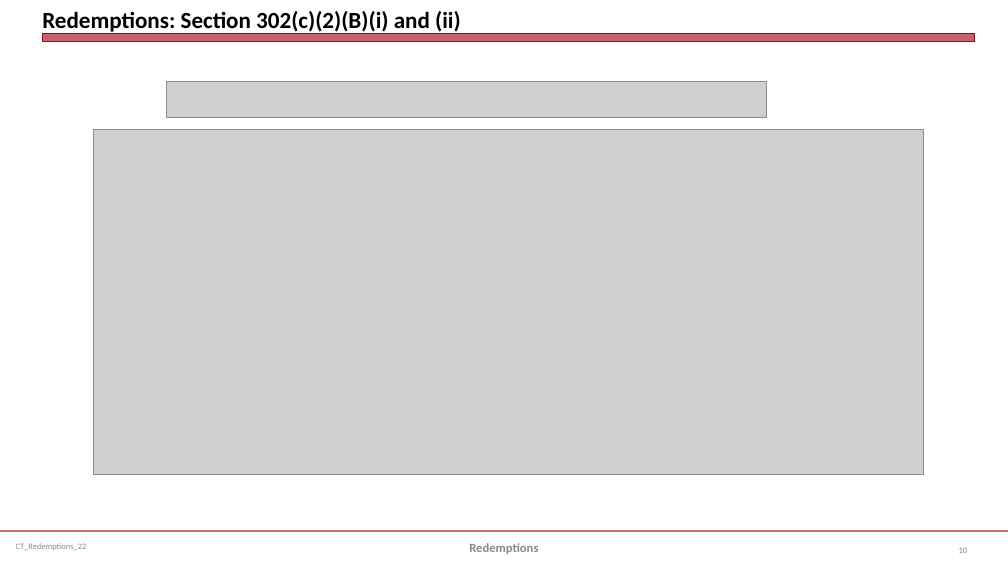
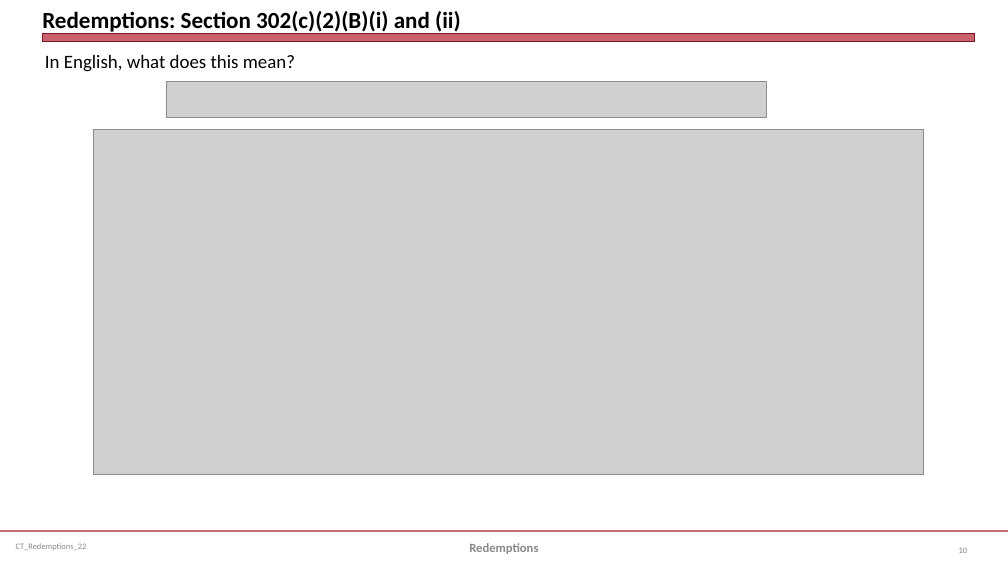
Before and after one commit to jmc877/Corporate-Tax, a slide deck: slide 10 of slides/CT_Redemptions_22.pptx. Drawn at 1008x567 pixels with LibreOffice and Linux fonts; fonts in the diff are those of the drawing; grey boxes stand for pictures. Boxes give left, top, right and bottom in pixels: in the first picture for what was removed or moved away, otherwise in the second. Text is boxed around its words. In the diff, an @@ line names an element or a change of style, - is before the commit and + after.

```diff
--- a/slides/CT_Redemptions_22.pptx
+++ b/slides/CT_Redemptions_22.pptx
@@ text added at [45,55,295,72], 18 pt, text #000000 @@
+In English, what does this mean?
```
